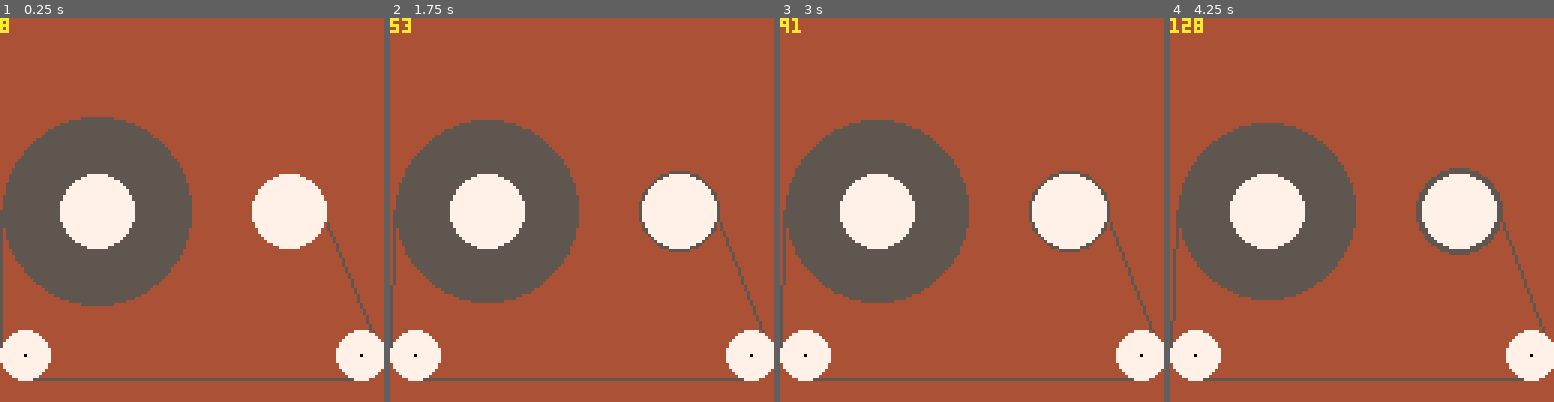
Above: before the commit, frames 1-4 (left to right).
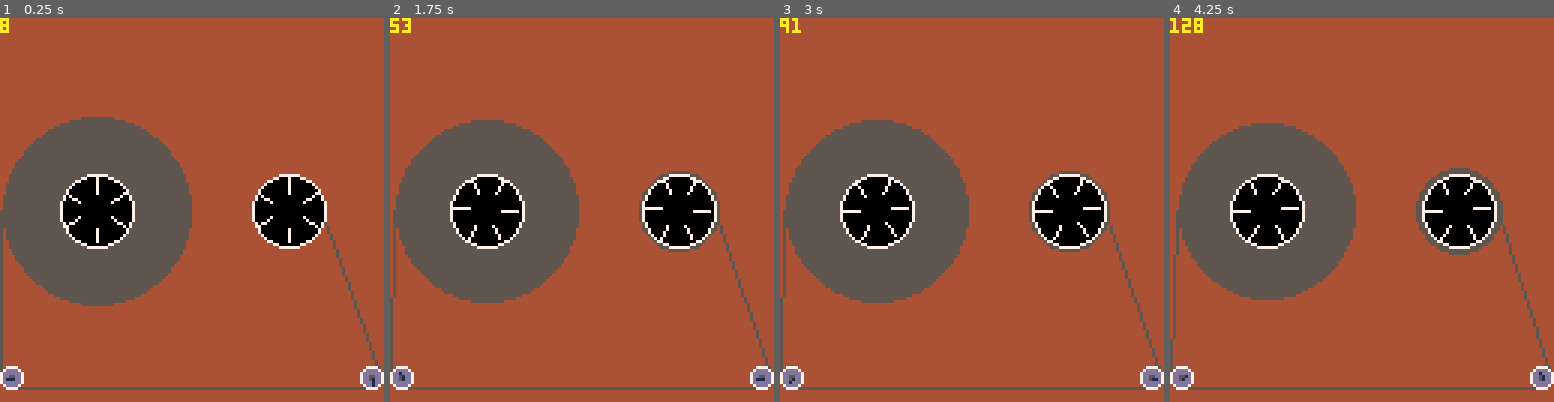
Above: after the commit, the same moments.

Repository: ptrgags/pico8-carts
Game: PICO-8 cartridge 0006-cassette-counter.p8
The game is run twice, just before and just after one commit, with the same random seed, the same clock (stepped at 60 frames per second) and the same inputs.
Inputs:
- Up to frame 1 (0.25 s): no input
- Up to frame 2 (1.75 s): no input
- Up to frame 3 (3 s): no input
- Up to frame 4 (4.25 s): no input

The runs differ from the first frame. In frame 1, 9.5% of the frame differs, in the area x 0-100%, y 41-97%; in frame 2, 9.5%; in frame 3, 9.5%; in frame 4, 9.6%.

Commit message:
make the reels look nicer

Diff:
--- a/0006-cassette-counter.p8
+++ b/0006-cassette-counter.p8
@@ -5,8 +5,10 @@
 -- by peter gagliardi (@ptrgags)
 
 -- inspired by a mix of:
---
--- - my rew/ffwd album cover: https://ptrgags.dev/#/album/rewind-and-ffwd
+-- - number lab by dave makes
+--   https://www.lexaloffle.com/bbs/?pid=194143
+-- - my rew/ffwd album cover
+--   https://ptrgags.dev/#/album/rewind-and-ffwd
 
 function _init()
 	counter=0
@@ -24,6 +26,9 @@
 	spd_slow=1
 	spd_fast=32
 	speed=spd_slow
+
+	r_guide=4
+	s_guide=2
 end
 
 function _update()
@@ -45,27 +50,62 @@
 
  --line of tape between reels
  --(approx)
- line(32-r_left,64,0,128-16,5)
- line(95+r_right,64,127,128-16,5)
- line(8,128-8,128-8,128-8,5)
+ line(32-r_left,64,0,128-2*r_guide,5)
+ line(95+r_right,64,127,128-2*r_guide,5)
+ line(r_guide,127-r_guide,128-r_guide,127-r_guide,5)
 
 	--decorate center of reels
-	circfill(32,64,min_r,7)
-	circfill(96,64,min_r,7)
+
+	circfill(32,64,min_r,0)
+	circfill(96,64,min_r,0)
+	for i=0,6 do
+	 angle=i/6
+	 line(
+	 	32+0.5*min_r*cos(32*percent+angle),
+	 	64+0.5*min_r*sin(32*percent+angle),
+	 	32+0.9*min_r*cos(32*percent+angle),
+	 	64+0.9*min_r*sin(32*percent+angle),
+	 	7
+	 )
+	 line(
+	 	96+0.5*min_r*cos(32*percent+angle),
+	 	64+0.5*min_r*sin(32*percent+angle),
+	 	96+0.9*min_r*cos(32*percent+angle),
+	 	64+0.9*min_r*sin(32*percent+angle),
+	 	7
+	 )
+	end
+	circ(32,64,min_r,7)
+	circ(96,64,min_r,7)
 
  --tape guides
- circfill(8,128-16,8,7)
- circfill(128-8,128-16,8,7)
- pset(8,128-16,0)
- pset(128-8,128-16,0)
+ spr(1,0,128-3*r_guide)
+ spr(1,128-2*r_guide,128-3*r_guide)
+
+ line(
+ 	r_guide,
+ 	128-2*r_guide,
+ 	r_guide+s_guide*cos(64*percent),
+ 	128-2*r_guide+s_guide*sin(64*percent),
+ 	1
+ )
+ line(
+ 	128-r_guide,
+ 	128-2*r_guide,
+ 	128-r_guide+s_guide*cos(64*percent+0.25),
+ 	128-2*r_guide+s_guide*sin(64*percent+0.25),
+ 	1
+ )
 
  print(counter,0,0,10)
 end
 
 __gfx__
-00000000000000000000000000000000000000000000000000000000000000000000000000000000000000000000000000000000000000000000000000000000
-00000000000000000000000000000000000000000000000000000000000000000000000000000000000000000000000000000000000000000000000000000000
-00700700000000000000000000000000000000000000000000000000000000000000000000000000000000000000000000000000000000000000000000000000
-00077000000000000000000000000000000000000000000000000000000000000000000000000000000000000000000000000000000000000000000000000000
-00077000000000000000000000000000000000000000000000000000000000000000000000000000000000000000000000000000000000000000000000000000
-00700700000000000000000000000000000000000000000000000000000000000000000000000000000000000000000000000000000000000000000000000000
+00000000007777000000000000000000000000000000000000000000000000000000000000000000000000000000000000000000000000000000000000000000
+0000000007dddd700000000000000000000000000000000000000000000000000000000000000000000000000000000000000000000000000000000000000000
+007007007dddddd70000000000000000000000000000000000000000000000000000000000000000000000000000000000000000000000000000000000000000
+000770007dd55dd70000000000000000000000000000000000000000000000000000000000000000000000000000000000000000000000000000000000000000
+000770007dd55dd70000000000000000000000000000000000000000000000000000000000000000000000000000000000000000000000000000000000000000
+007007007dddddd70000000000000000000000000000000000000000000000000000000000000000000000000000000000000000000000000000000000000000
+0000000007dddd700000000000000000000000000000000000000000000000000000000000000000000000000000000000000000000000000000000000000000
+00000000007777000000000000000000000000000000000000000000000000000000000000000000000000000000000000000000000000000000000000000000
